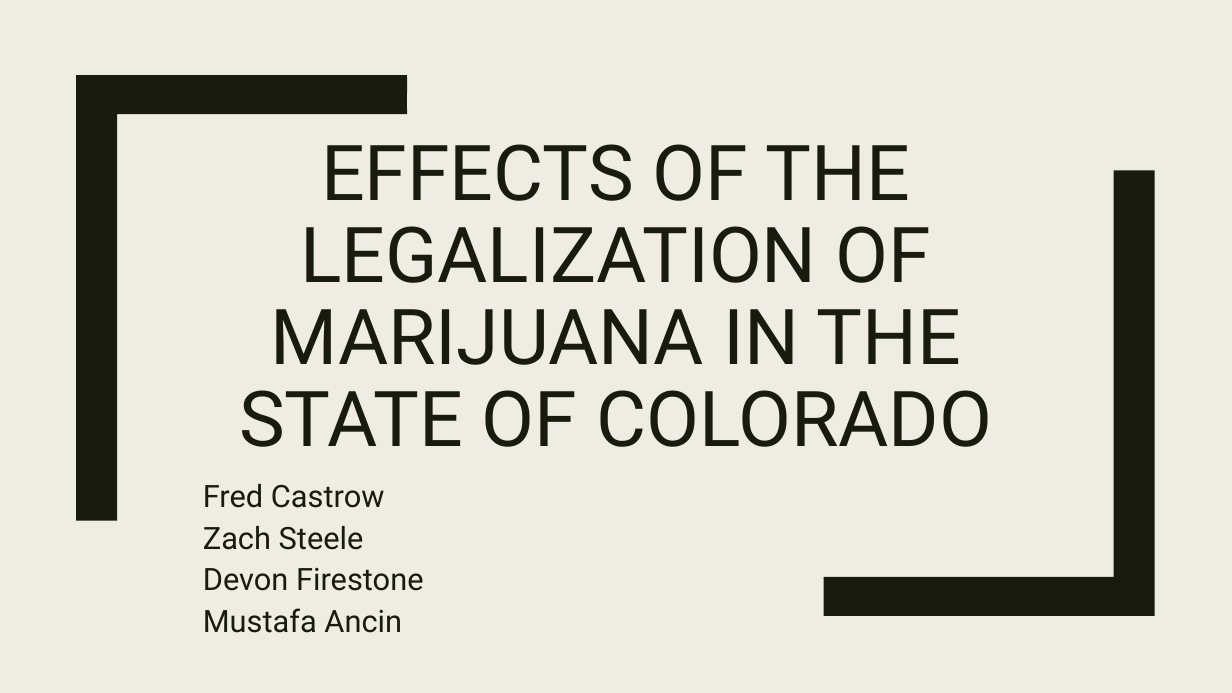
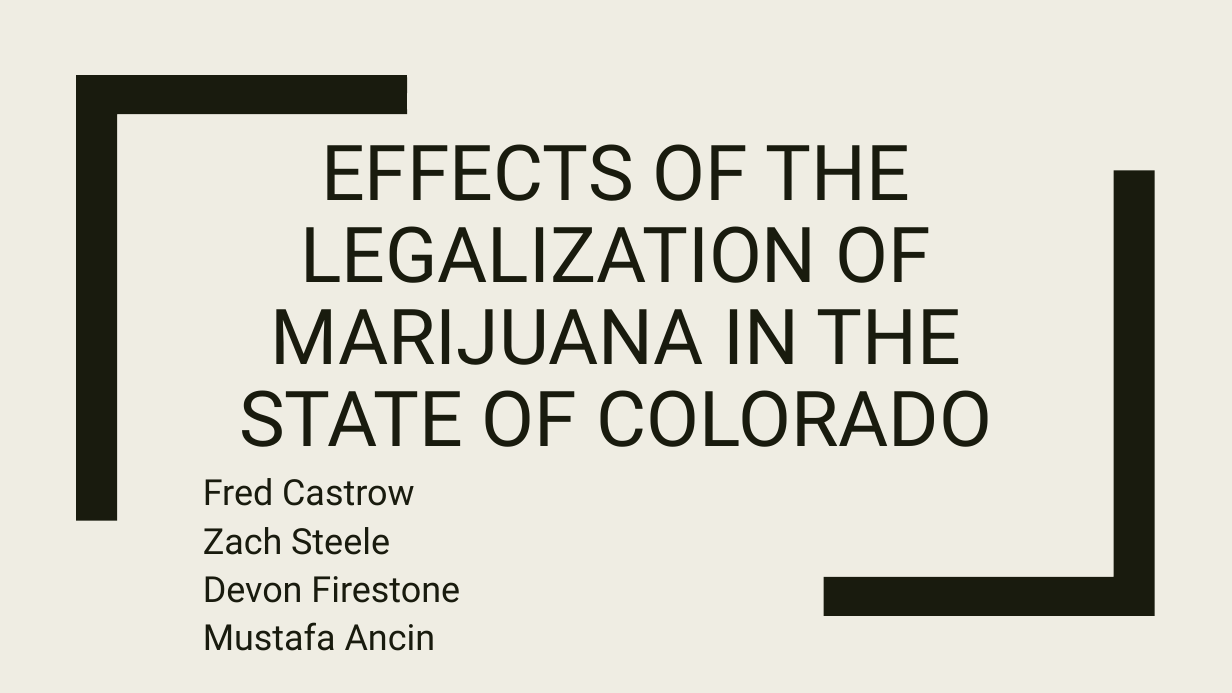
Before and after one commit to zdsteele/Project_1, a slide deck: slide 1 of Marijuana Use Presentation.pptx. Drawn at 1232x693 pixels with LibreOffice and Linux fonts; fonts in the diff are those of the drawing. Boxes give left, top, right and bottom in pixels: in the first picture for what was removed or moved away, otherwise in the second. Text is boxed around its words. In the diff, an @@ line names an element or a change of style, - is before the commit and + after.

```diff
--- a/Marijuana Use Presentation.pptx
+++ b/Marijuana Use Presentation.pptx
@@ subtitle "Fred Castrow" at bbox=[203, 478, 460, 651]: size 24 to 28 pt @@
```
Also in this commit, not shown: 6 other slides changed, 5 slides added, 5 slides removed, 6 other files.
